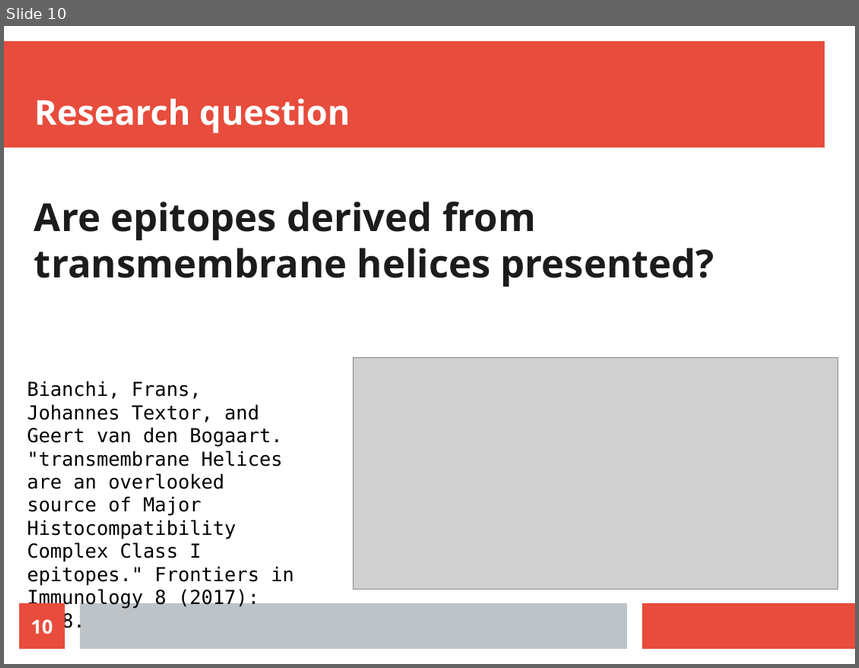
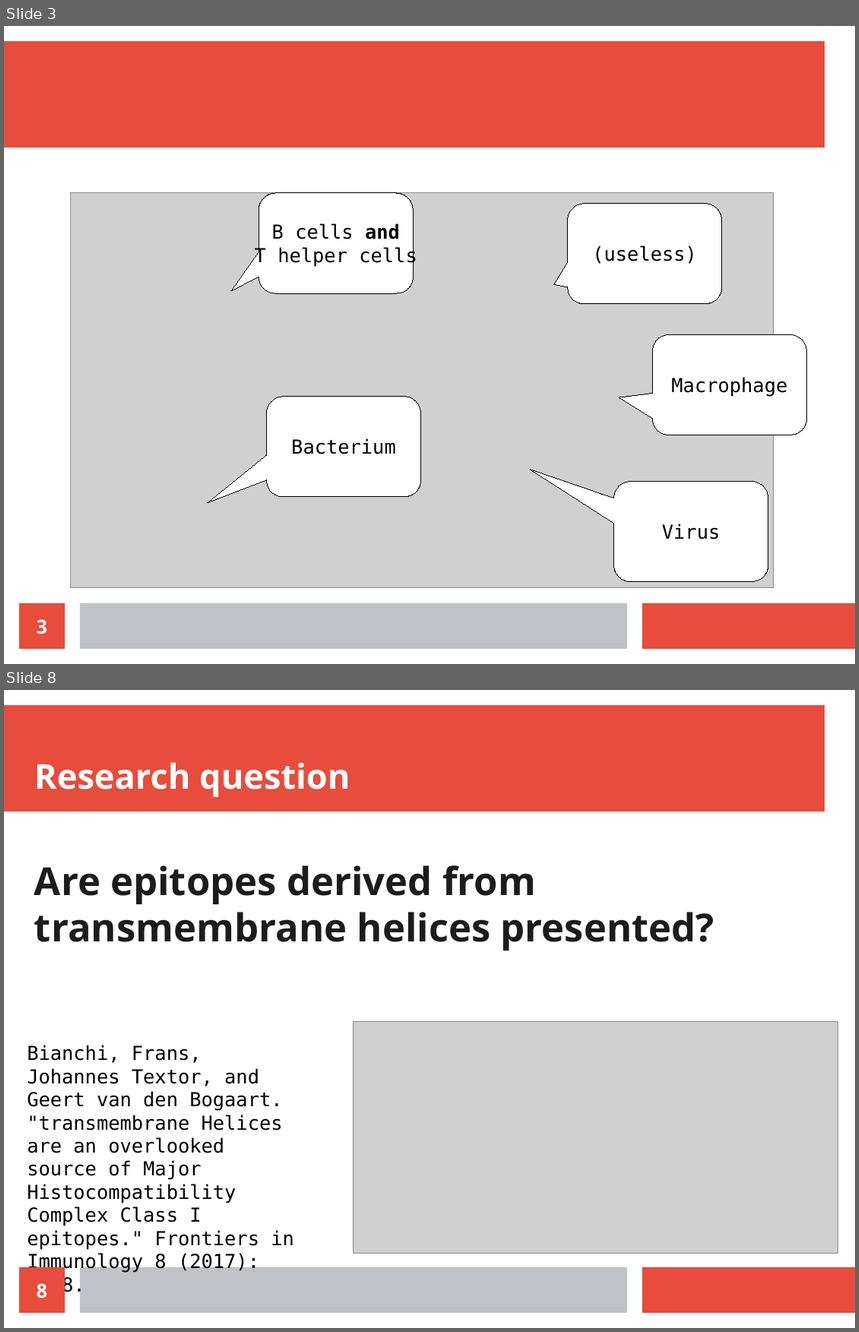
Before and after one commit to richelbilderbeek/cellbio_presentation_20210201, a slide deck: cellbio_presentation_20210201.odp. Shown one above the other, each under a label of ours: slide 10 before the commit, slides 3 and 8 after it; the slides between them are not shown. The pictures are 859x668 and 859x1332 pixels, drawn with LibreOffice and Linux fonts; fonts in the diff are those of the drawing; grey boxes stand for pictures. Boxes give left, top, right and bottom in pixels: in the first picture for what was removed or moved away, otherwise in the second. Text is boxed around its words. In the diff, an @@ line names an element or a change of style, - is before the commit and + after.

```diff
--- a/cellbio_presentation_20210201.odp
+++ b/cellbio_presentation_20210201.odp
@@ slide 3 added at box(4, 26, 855, 664), background #FFFFFF; not listed: 3 template elements that a slide beside it also shows @@
@@ picture added at box(70, 194, 773, 589) @@
@@ rounded speech box added at box(259, 194, 414, 294), fill #FFFFFF, outline #000000 0 pt, 18 pt, text #000000 @@
+B cells and
+T helper cells
@@ rounded speech box added at box(568, 204, 722, 304), fill #FFFFFF, outline #000000 0 pt, 18 pt, text #000000 @@
+(useless)
@@ rounded speech box added at box(653, 335, 807, 436), fill #FFFFFF, outline #000000 0 pt, 18 pt, text #000000 @@
+Macrophage
@@ rounded speech box added at box(267, 397, 421, 497), fill #FFFFFF, outline #000000 0 pt, 18 pt, text #000000 @@
+Bacterium
@@ rounded speech box added at box(614, 482, 769, 582), fill #FFFFFF, outline #000000 0 pt, 18 pt, text #000000 @@
+Virus
@@ page number added at box(19, 604, 65, 649), fill #E74C3C, 18 pt, text #FFFFFF, bold @@
+3
@@ what was slide 10 is now slide 8 @@
@@ page number at box(37, 1284, 48, 1299): text changed @@
-10
+8
```
Also in this commit, not shown: 3 slides changed, 4 other slides added, 1 slide removed, 10 other files.
